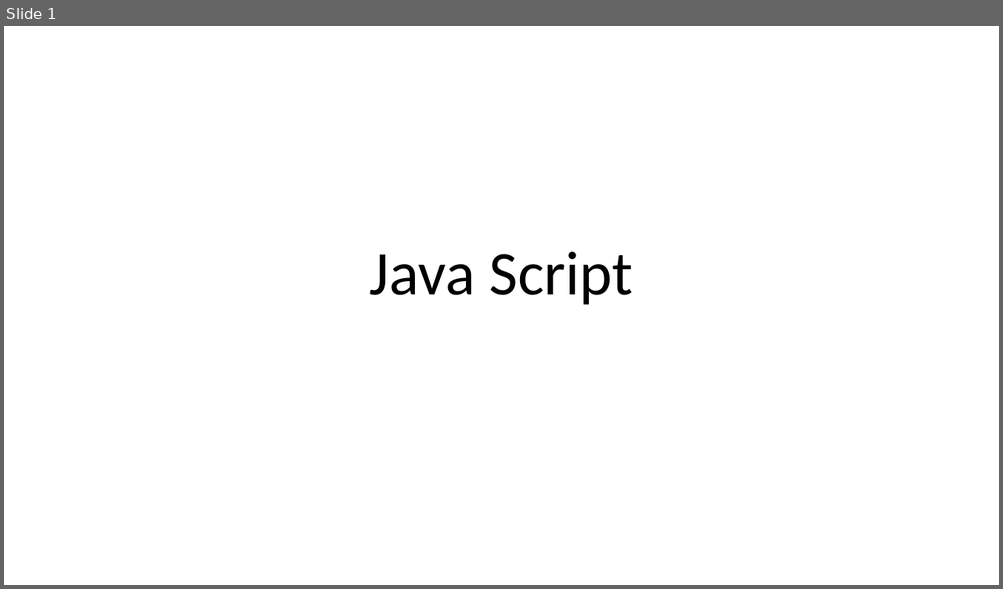
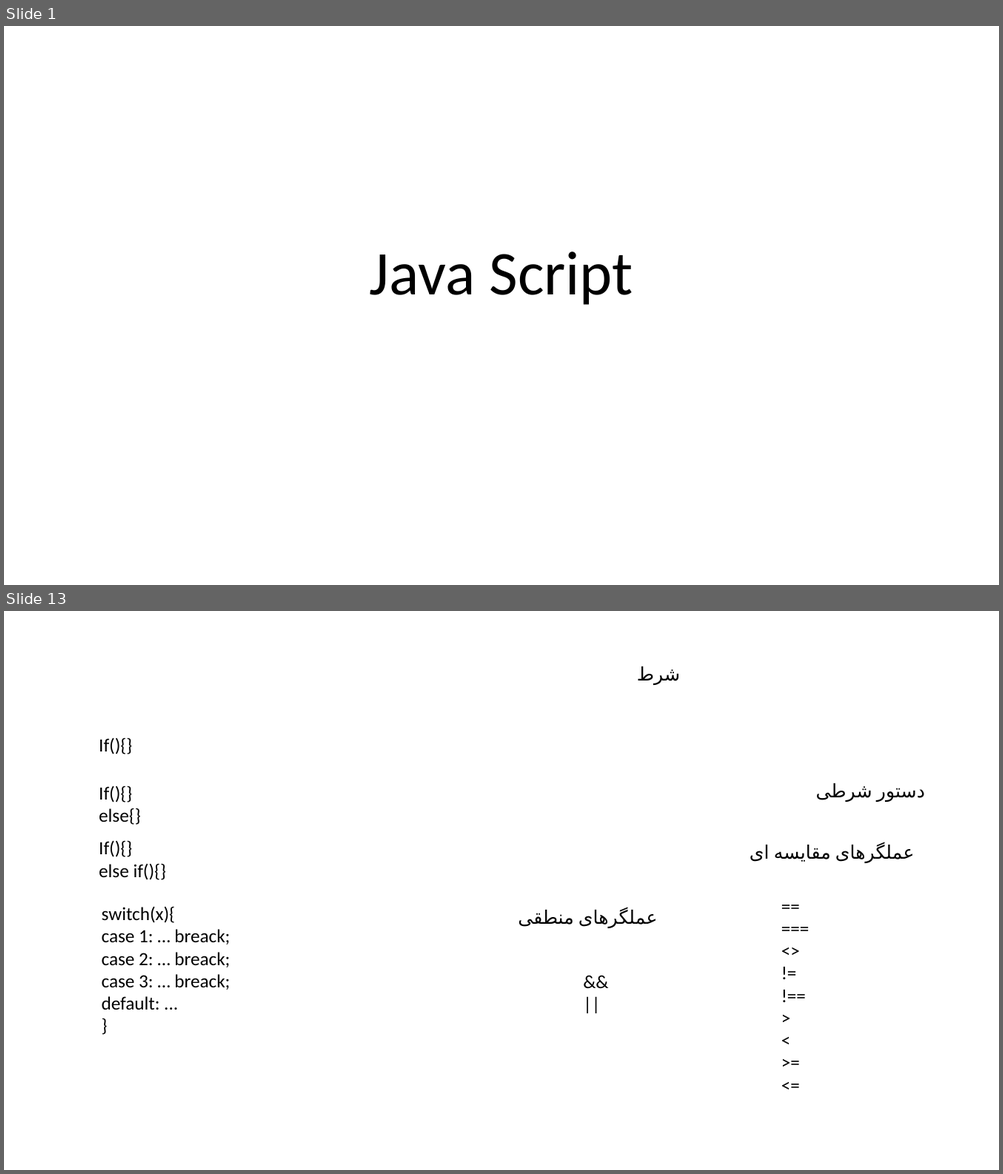
Before and after one commit to RezaFattahi/webdevelop, a slide deck: LEARNING.NOTE/js.pptx. Shown one above the other, each under a label of ours: slide 1 before the commit, slides 1 and 13 after it; the slides between them are not shown. The pictures are 1003x589 and 1003x1174 pixels, drawn with LibreOffice and Linux fonts; fonts in the diff are those of the drawing. Boxes give left, top, right and bottom in pixels: in the first picture for what was removed or moved away, otherwise in the second. Text is boxed around its words. In the diff, an @@ line names an element or a change of style, - is before the commit and + after.

```diff
--- a/LEARNING.NOTE/js.pptx
+++ b/LEARNING.NOTE/js.pptx
@@ slide 13 added at (4, 611, 999, 1170), background #FFFFFF @@
@@ text added at (637, 667, 680, 685), 18 pt, text #000000 @@
+شرط
@@ text added at (99, 738, 132, 755), 18 pt, text #000000 @@
+If(){}
@@ text added at (99, 786, 140, 825), 18 pt, text #000000 @@
+If(){}
+else{}
@@ text added at (876, 788, 925, 802), 18 pt, text #000000 @@
+دستور شرطی
@@ text added at (99, 840, 167, 880), 18 pt, text #000000 @@
+If(){}
+else if(){}
@@ text added at (518, 843, 914, 927), 18 pt, text #000000 @@
+عملگرهای منطقی
@@ text added at (774, 845, 831, 862), 18 pt, text #000000 @@
+عملگرهای مقایسه ای
@@ text added at (774, 891, 874, 1102), 18 pt, text #000000 @@
+==
+===
+<>
+!=
+!==
+>
+<
+>=
+<=
@@ text added at (102, 906, 230, 1010), 18 pt, text #000000 @@
+switch(x){
+case 1: … breack;
+case 2: … breack;
+case 3: … breack;
+default: ...
+}
@@ text added at (575, 966, 675, 1042), 18 pt, text #000000 @@
+&&
+||
```
Also in this commit, not shown: 3 slides changed, 15 other slides added, 1 other file.
